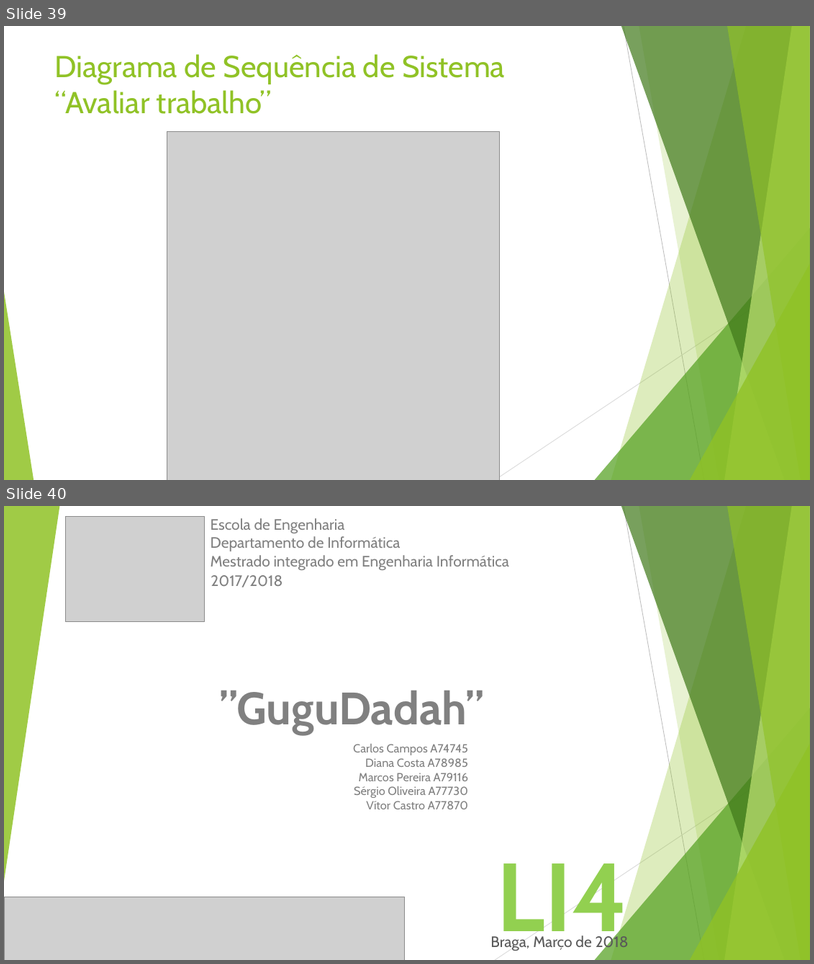
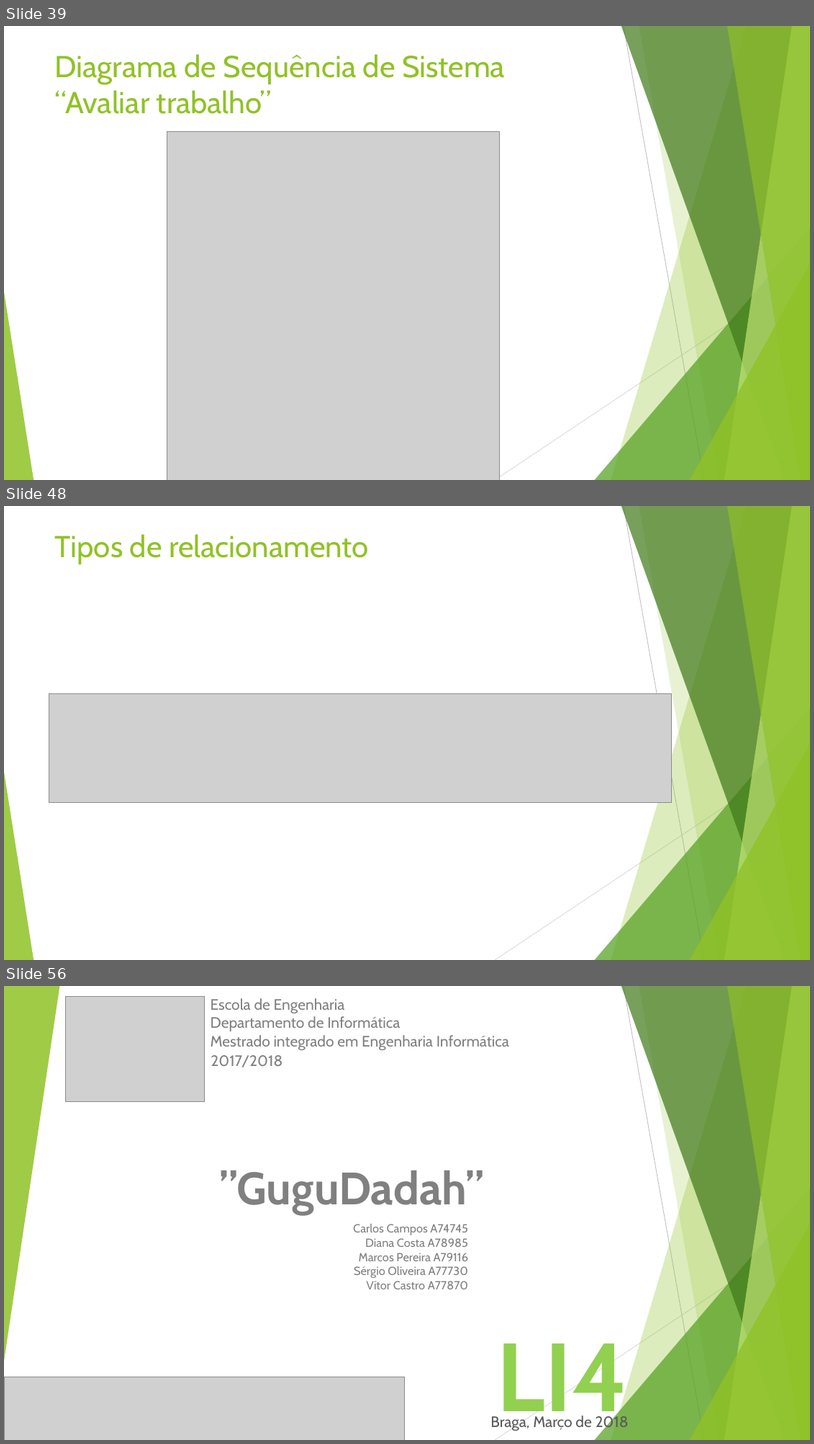
Before and after one commit to vitorjrc/babysitting-system, a slide deck: relatorio/Fase 2/LI4.pptx. Shown one above the other, each under a label of ours: slides 39 and 40 before the commit, slides 39, 48 and 56 after it; the slides between them are not shown. The pictures are 814x964 and 814x1444 pixels, drawn with LibreOffice and Linux fonts; fonts in the diff are those of the drawing; grey boxes stand for pictures. Boxes give left, top, right and bottom in pixels: in the first picture for what was removed or moved away, otherwise in the second. Text is boxed around its words. In the diff, an @@ line names an element or a change of style, - is before the commit and + after.

```diff
--- a/relatorio/Fase 2/LI4.pptx
+++ b/relatorio/Fase 2/LI4.pptx
@@ slide 48 added at <box>4,506,810,960</box>, background #FFFFFF; not listed: 10 template elements that a slide beside it also shows @@
@@ title added at <box>55,534,369,564</box>, 36 pt, text #90C226 @@
+Tipos de relacionamento
@@ picture added at <box>49,693,672,803</box> @@
@@ what was slide 40 is now slide 56 @@
```
Also in this commit, not shown: 15 other slides added.
